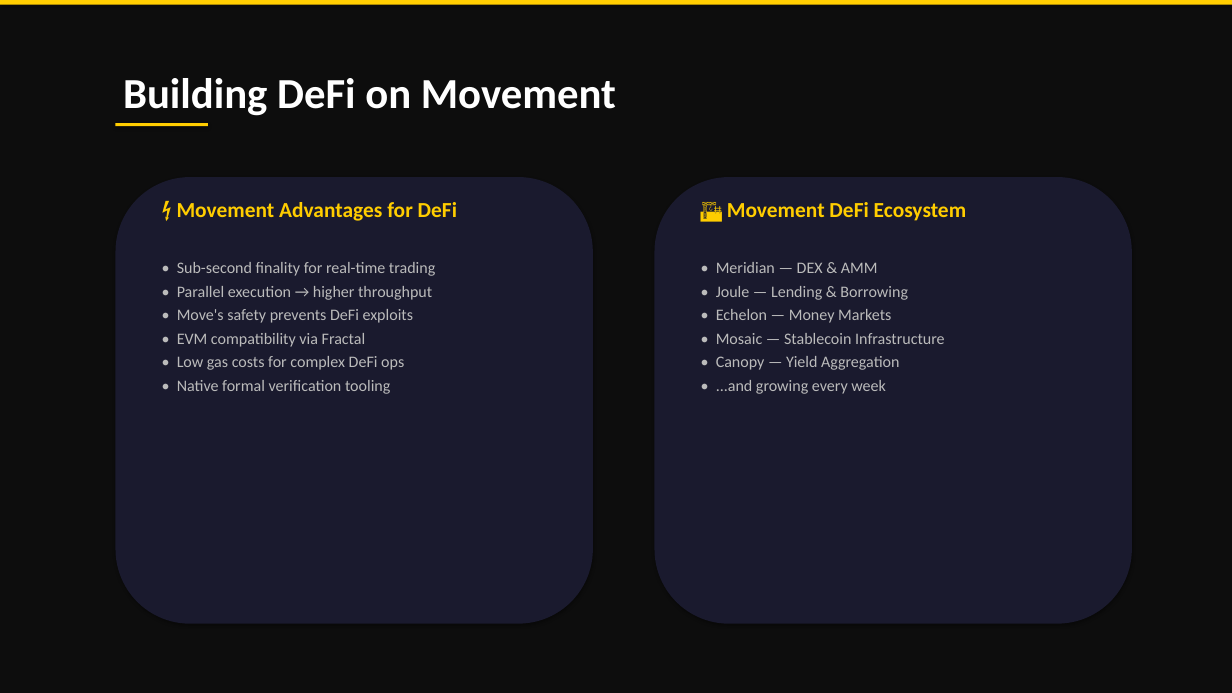
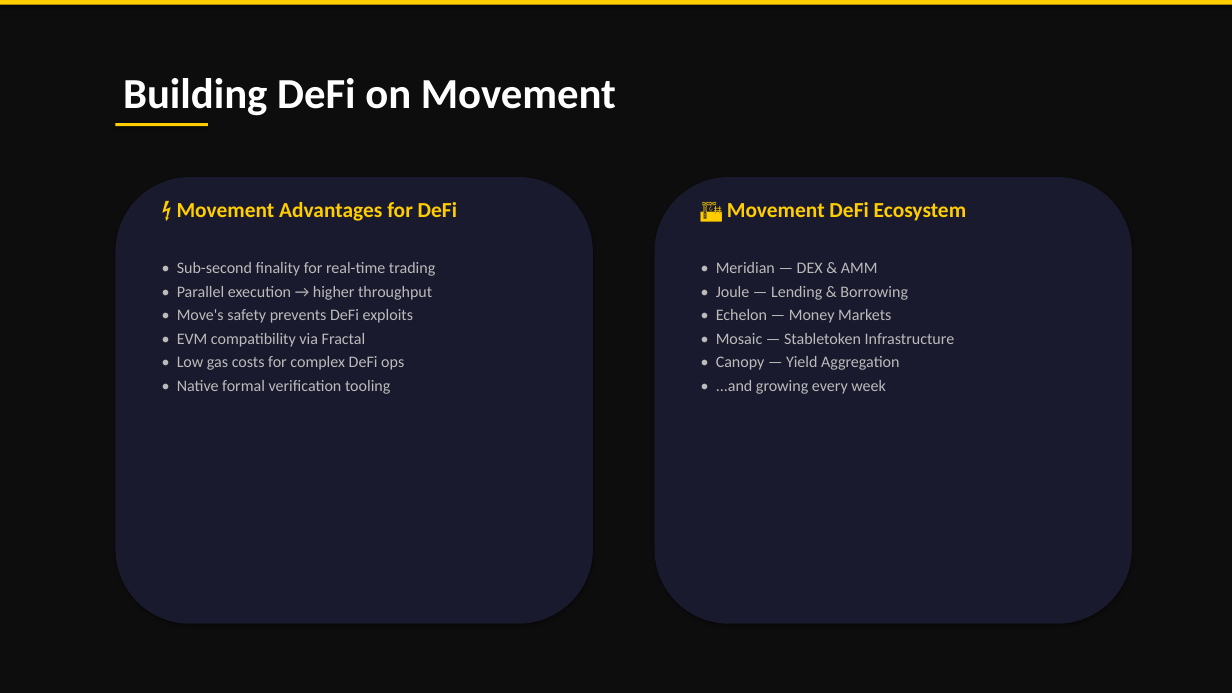
Before and after one commit to ulas96/movement-stabletoken, a slide deck: slide 18 of docs/presentations/SmartContracts_DeFi_Movement.pptx. Drawn at 1232x693 pixels with LibreOffice and Linux fonts; fonts in the diff are those of the drawing. Boxes give left, top, right and bottom in pixels: in the first picture for what was removed or moved away, otherwise in the second. Text is boxed around its words. In the diff, an @@ line names an element or a change of style, - is before the commit and + after.

Commit message:
defi presentation update
stablecoin term updated to stabletoken

```diff
--- a/docs/presentations/SmartContracts_DeFi_Movement.pptx
+++ b/docs/presentations/SmartContracts_DeFi_Movement.pptx
@@ text at box(716, 333, 955, 344): text changed @@
-• Mosaic — Stablecoin Infrastructure
+• Mosaic — Stabletoken Infrastructure
```
Also in this commit, not shown: 5 other slides changed, 2 other files.
